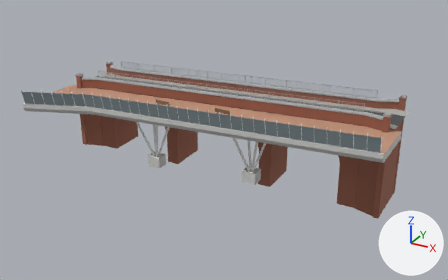
One commit to the glTF model models/rail/verrewinkel.glb: the scene before it, then after it.
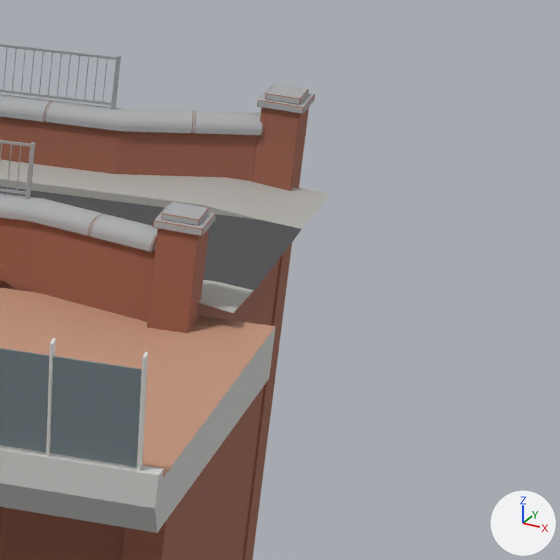
There are two pictures of each version: one whole from a 50 mm camera at (32.88, -60.38, 32.03) aimed at (1.69, -3.67, 3.68), one close up on the part from 80% to 99% of the width and 29% to 60% of the height. Every picture has the same lights, and +X, +Y and +Z are marked at lower right. The first two pictures are the older version. Vertices at exactly the same position are counted once.

In view in the first close-up: 'verrewinkel', 'verrewinkel_foot' and 1 more.
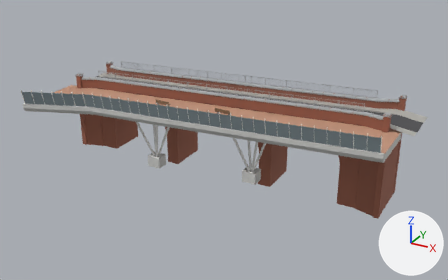
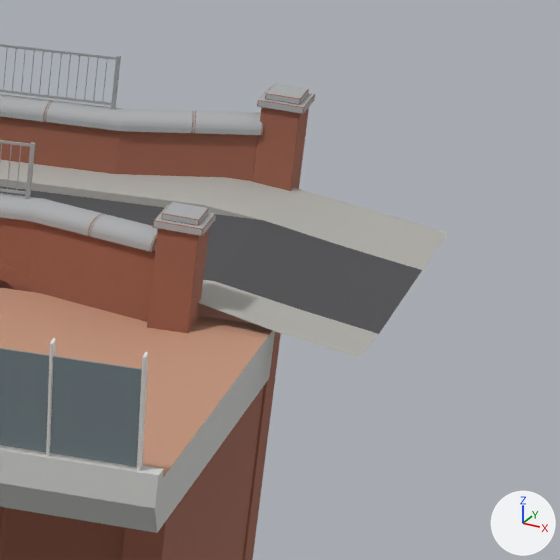
What differs and where, as boxes (x1, y1, x2, y2) in the close-ups (560 x 560 px):
```json
{"object": "verrewinkel", "change": "reshaped", "before": [0, 83, 330, 560], "after": [0, 83, 447, 560]}
{"part": 1, "of": "me_mass", "change": "built on", "before": [198, 187, 330, 313], "after": [198, 188, 447, 358]}
```

Edits to the scene script, one JSON object a line:
```json
{"block": "me_mass", "where": "# used by ob_verrewinkel; location = (0.0, 0.0, 0.0)"}
{"op": "remove", "block": "me_mass", "code": "me_mass.from_pydata(...)  # 11249 vertices, 22641 faces; spans x -20.5..20.5, y -3.4..3.4, z -1.6..10.0"}
{"op": "add", "block": "me_mass", "code": "me_mass.from_pydata(...)  # 11255 vertices, 22651 faces; spans x -20.5..22.4, y -3.4..3.4, z -1.6..10.0"}
{"block": "me_mass", "change": "me_mass part 1"}
{"block": "me_mass", "change": "6 vertices are removed from x 20.5, y -3.0..3.0, z 8.4..8.5"}
{"block": "me_mass", "change": "10 faces are deleted"}
{"block": "me_mass", "change": "12 vertices are added at x 21.1..22.4, y -3.0..3.0, z 8.1..8.3"}
{"block": "me_mass", "change": "4 new faces join them, mat_asphalt (dark grey #505052)"}
{"block": "me_mass", "change": "16 new faces join them, mat_paving_concrete (grey #b3b1ac)"}
```
